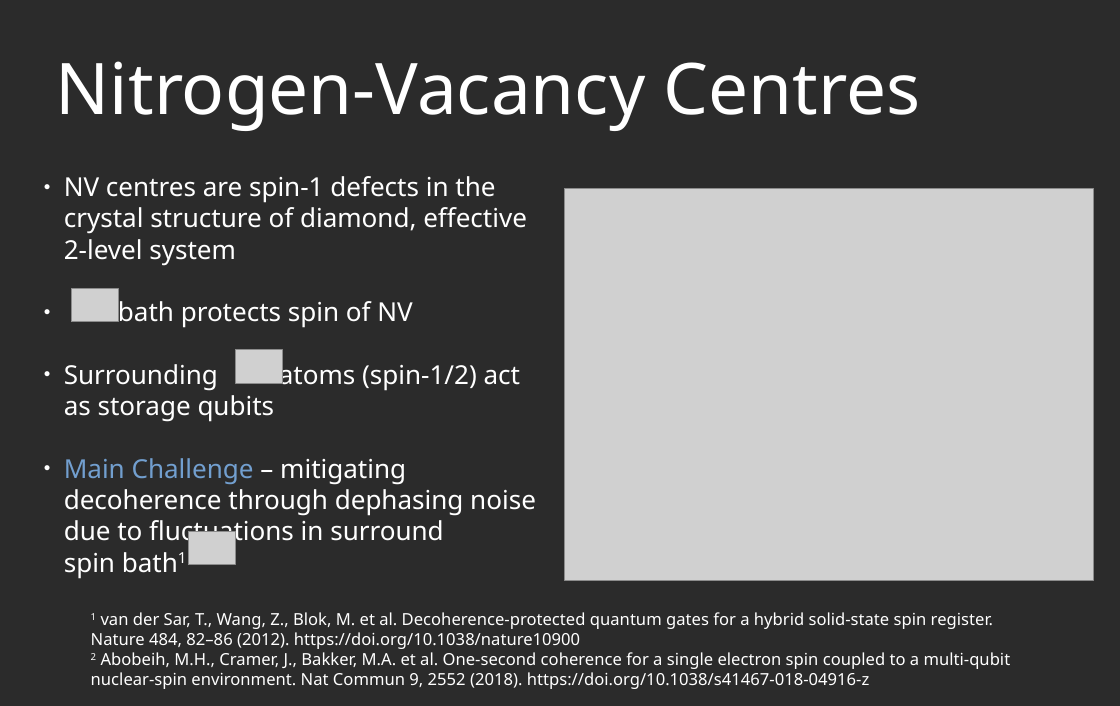
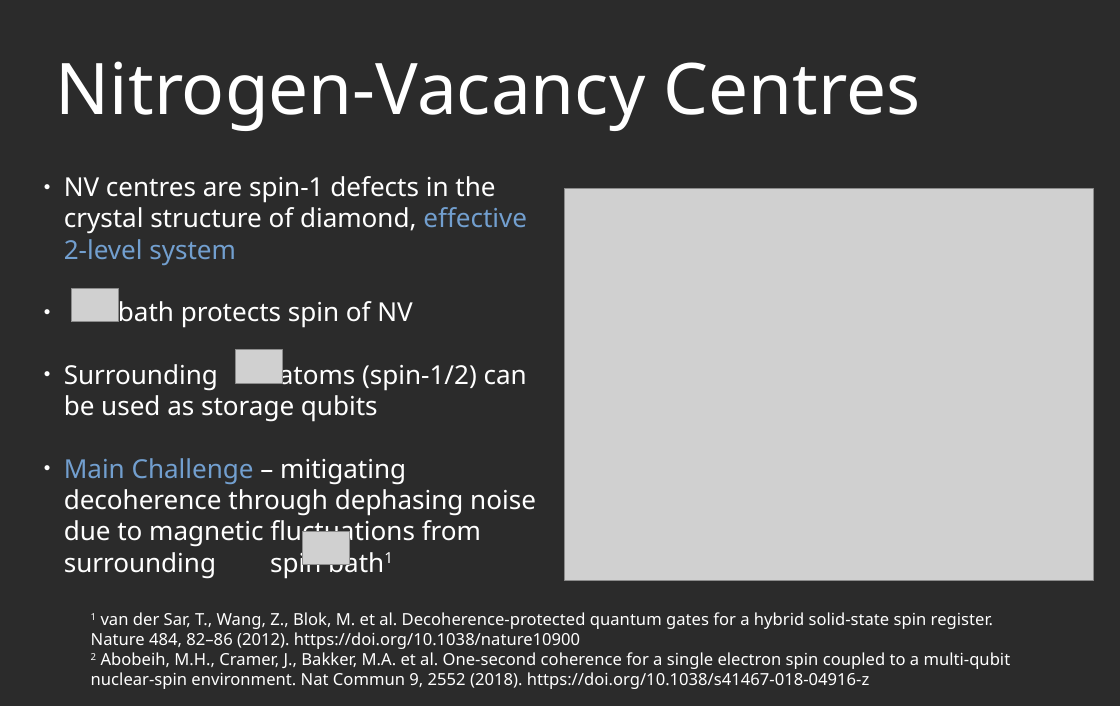
Before and after one commit to AGaliciaMartinez/Final-Project-Computational-Physics, a slide deck: slide 3 of presentation/NV_Carbons_presentation.odp. Drawn at 1120x706 pixels with LibreOffice and Linux fonts; fonts in the diff are those of the drawing; grey boxes stand for pictures; background and template pictures are left out; a plain dark background stands for a picture behind light text. Boxes give left, top, right and bottom in pixels: in the first picture for what was removed or moved away, otherwise in the second. Text is boxed around its words. In the diff, an @@ line names an element or a change of style, - is before the commit and + after.

```diff
--- a/presentation/NV_Carbons_presentation.odp
+++ b/presentation/NV_Carbons_presentation.odp
@@ text at (x1=64, y1=176, x2=527, y2=265): text colour #FFFFFF to #729FCF in "effective 2-level system" @@
@@ text at (x1=64, y1=359, x2=536, y2=579): text changed @@
-● Surrounding atoms (spin-1/2) act as storage qubits
-● Main Challenge – mitigating decoherence through dephasing noise due to fluctuations in surround spin bath1
+● Surrounding atoms (spin-1/2) can be used as storage qubits
+● Main Challenge – mitigating decoherence through dephasing noise due to magnetic fluctuations from surrounding spin bath1
@@ picture moved from (x1=188, y1=531, x2=235, y2=564) to (x1=302, y1=531, x2=349, y2=564) @@
```
Also in this commit, not shown: 6 other slides changed, 1 slide added, 1 slide removed.
